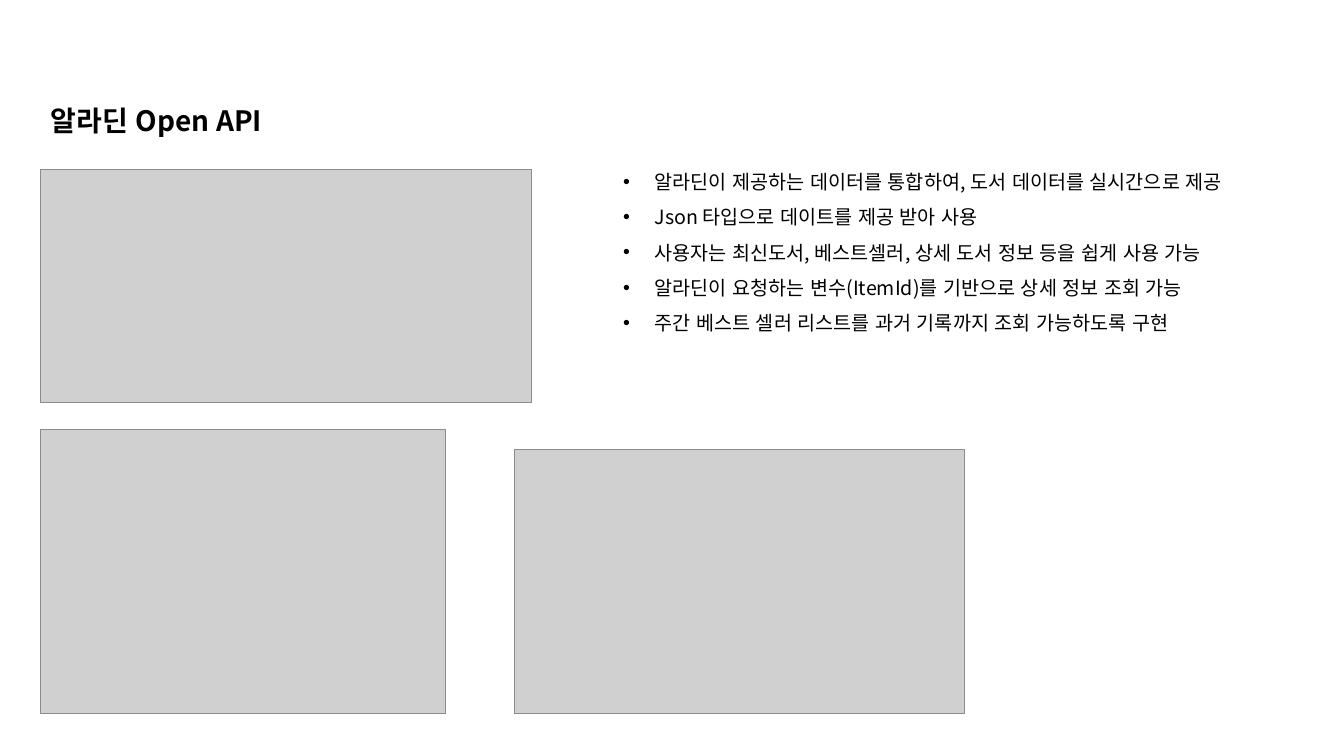
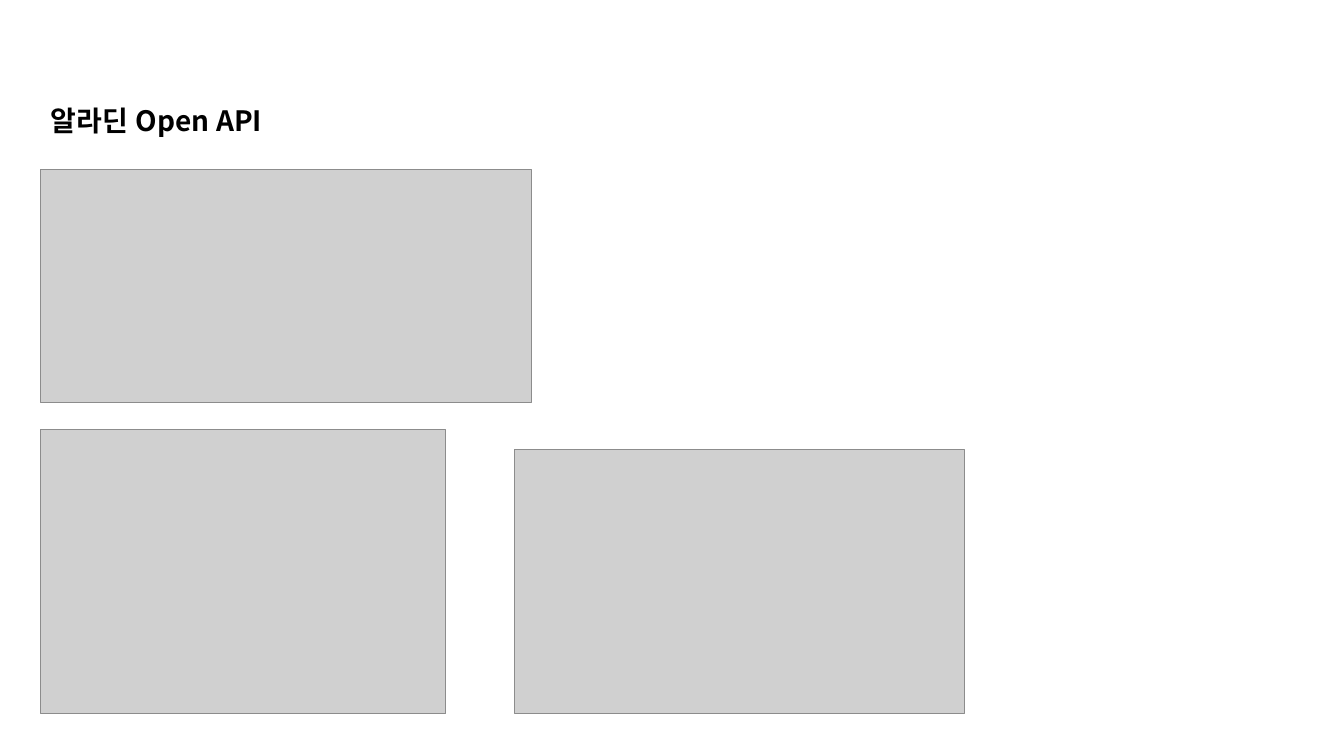
Before and after one commit to jhb0430/nunubooks, a slide deck: slide 12 of nunubooks 포트폴리오.pptx (slide 11 before the commit). Drawn at 1344x756 pixels with LibreOffice and Linux fonts; fonts in the diff are those of the drawing; grey boxes stand for pictures. Boxes give left, top, right and bottom in pixels: in the first picture for what was removed or moved away, otherwise in the second. Text is boxed around its words. In the diff, an @@ line names an element or a change of style, - is before the commit and + after.

```diff
--- a/nunubooks 포트폴리오.pptx
+++ b/nunubooks 포트폴리오.pptx
@@ text removed at bbox=[655, 172, 1222, 332] @@
-• 알라딘이 제공하는 데이터를 통합하여, 도서 데이터를 실시간으로 제공
-• Json 타입으로 데이트를 제공 받아 사용
-• 사용자는 최신도서, 베스트셀러, 상세 도서 정보 등을 쉽게 사용 가능
-• 알라딘이 요청하는 변수(ItemId)를 기반으로 상세 정보 조회 가능
-• 주간 베스트 셀러 리스트를 과거 기록까지 조회 가능하도록 구현
```
Also in this commit, not shown: 12 other slides changed, 3 slides added, 1 other file.
